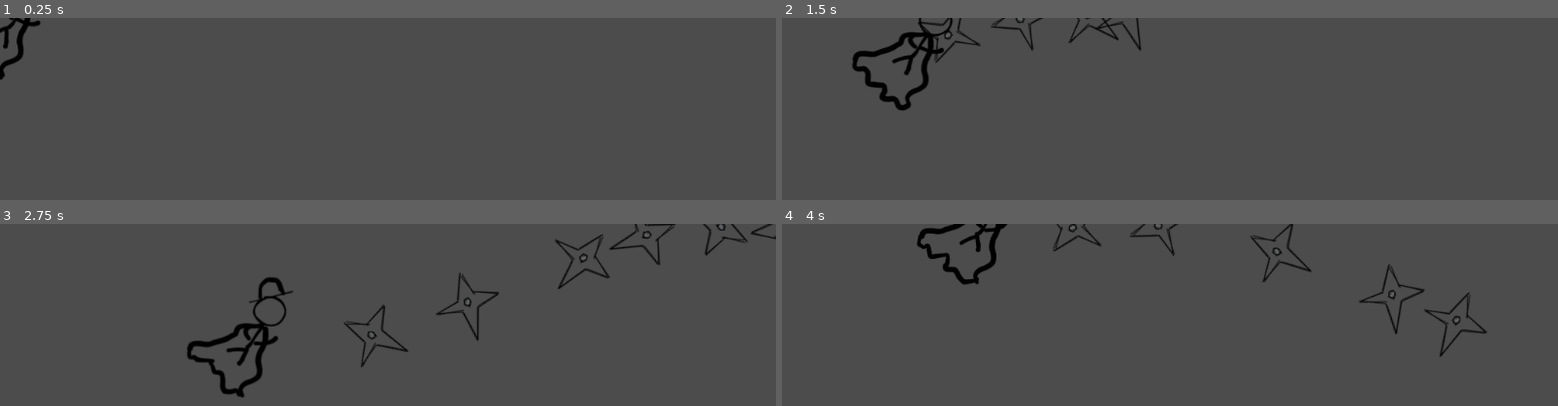
Above: before the commit, frames 1-4 (two rows, left to right).
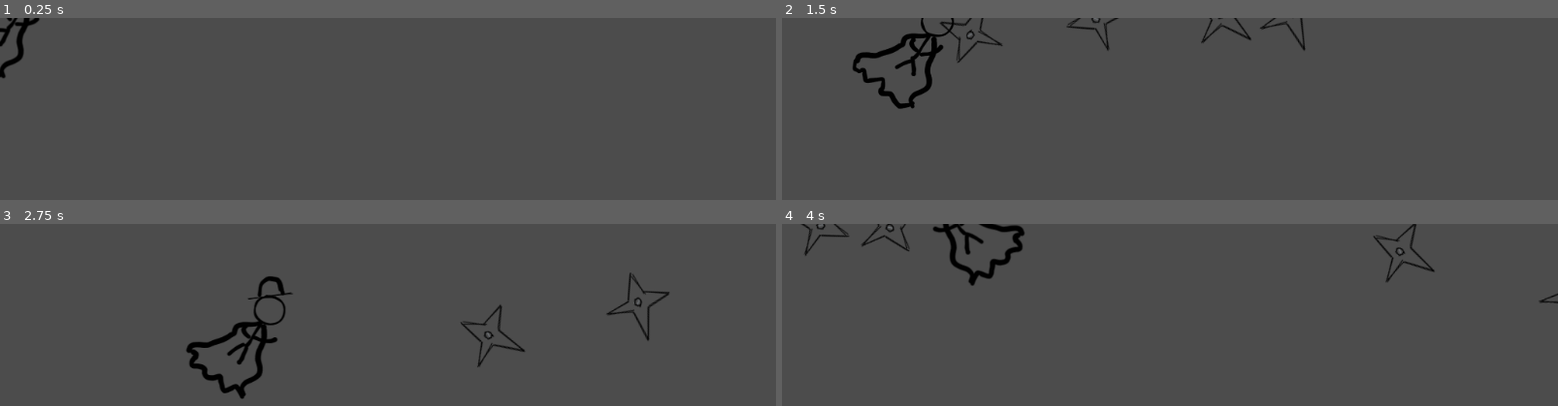
Above: after the commit, the same moments.

Repository: Cladnic/WillYouLane
Game: Godot game, scene res://src/FlyingGame/Actors/Player/Player.tscn
Two runs of this game, one before a commit and one after it. Both use one fixed random seed, a clock stepped at 60 frames per second and the inputs below. The project has no main scene, so this scene is started directly.
Inputs:
- Up to frame 1 (0.25 s): no input
- Up to frame 2 (1.5 s): hold Right (ui_right) 0.53-1.28 s; tap Space (ui_select) at 0.6, 0.77, 1.07, 1.35 s; hold Down (ui_down) from 1.28 s (still down)
- Up to frame 3 (2.75 s): tap Space (ui_select) at 1.52, 1.82, 2.1 s; release Down (ui_down) at 2.03 s; hold Right (ui_right) from 2.03 s (still down)
- Up to frame 4 (4 s): release Right (ui_right) at 2.78 s; hold Up (ui_up) 2.78-3.53 s; tap Space (ui_select) at 2.85, 3.02, 3.32, 3.6, 3.77 s; hold Left (ui_left) from 3.53 s (still down)

The runs differ from the first frame. In frame 1, 0.2% of the frame differs, in the area x 0-6%, y 0-35%; in frame 2, 2.7%; in frame 3, 3.2%; in frame 4, 3.5%, in the area x 2-100%, y 0-73%.

Commit message:
Convert player to kineticbody2d and shuriken to area2d

Diff:
--- a/src/FlyingGame/Actors/Enemies/Bosses/Bird.tscn
+++ b/src/FlyingGame/Actors/Enemies/Bosses/Bird.tscn
@@ -18,7 +18,7 @@
 [node name="Bird" type="AnimatedSprite"]
 position = Vector2( 446, 263 )
 frames = SubResource( 1 )
-frame = 2
+frame = 5
 playing = true
 
 [node name="BirdPlayer" type="AnimationPlayer" parent="."]
--- a/src/FlyingGame/Actors/Player/Player.gd
+++ b/src/FlyingGame/Actors/Player/Player.gd
@@ -1,29 +1,34 @@
-extends AnimatedSprite
-var shuriken = preload("res://src/FlyingGame/Objects/MovingObjects/Shuriken.tscn")
+extends KinematicBody2D
 
-# Declare member variables here. Examples:
-# var a = 2
-# var b = "text"
+export var projectile: PackedScene
+
 var speed = 200
 
 # Called when the node enters the scene tree for the first time.
 func _ready():
-	position += Vector2(0.05,0.05)
-
+	position += Vector2(0.0, 0.0)
 
 # Called every frame. 'delta' is the elapsed time since the previous frame.
-func _process(delta):
+func _physics_process(delta):
 	position += Vector2(10,0) * delta
 	if Input.is_action_pressed("ui_left"):
 		position += Vector2(-1,0) * delta * speed
+		transform.x = Vector2(-1, 0)
 	if Input.is_action_pressed("ui_right"):
 		position += Vector2(1,0) * delta * speed
+		transform.x = Vector2(1.0,0)
 	if Input.is_action_pressed("ui_down"):
 		position += Vector2(0,1) * delta * speed
 	if Input.is_action_pressed("ui_up"):
 		position += Vector2(0,-1) * delta * speed
 	if Input.is_action_just_pressed("ui_select"):
-			var shuriken_i = shuriken.instance()
-			shuriken_i.shoot(global_position,500)
-			var level_root = get_parent().get_parent()
-			level_root.add_child(shuriken_i)
+		shoot()
+
+func shoot():
+	# Instantiate a projectile and set its direction
+	var proj = projectile.instance()
+	proj.set_shoot_direction(transform.x)
+
+	# Spawn the projectile object, and set the position
+	self.get_parent().add_child(proj)
+	proj.transform = $Player.global_transform
--- a/src/FlyingGame/Actors/Player/Player.tscn
+++ b/src/FlyingGame/Actors/Player/Player.tscn
@@ -6,6 +6,7 @@
 [ext_resource path="res://Assets/FlyingGame/Sprites/AnimatedSprites/SpriteFlyingPlayer/player_3.png" type="Texture" id=4]
 [ext_resource path="res://Assets/FlyingGame/Sprites/AnimatedSprites/SpriteFlyingPlayer/player_2.png" type="Texture" id=5]
 [ext_resource path="res://src/FlyingGame/Actors/Player/Player.gd" type="Script" id=6]
+[ext_resource path="res://src/FlyingGame/Objects/MovingObjects/Shuriken.tscn" type="PackedScene" id=7]
 
 [sub_resource type="SpriteFrames" id=1]
 animations = [ {
@@ -15,13 +16,20 @@
 "speed": 5.0
 } ]
 
-[node name="Node2D" type="Node2D"]
+[sub_resource type="RectangleShape2D" id=2]
+extents = Vector2( 61.5, 74.5 )
+
+[node name="Player" type="KinematicBody2D"]
+script = ExtResource( 6 )
+projectile = ExtResource( 7 )
 
 [node name="Player" type="AnimatedSprite" parent="."]
 frames = SubResource( 1 )
-frame = 3
 playing = true
-script = ExtResource( 6 )
 
 [node name="AnimationPlayer" type="AnimationPlayer" parent="Player"]
 root_node = NodePath("../..")
+
+[node name="CollisionShape2D" type="CollisionShape2D" parent="."]
+position = Vector2( -0.5, -4.5 )
+shape = SubResource( 2 )
--- a/src/FlyingGame/Objects/MovingObjects/Shuriken.gd
+++ b/src/FlyingGame/Objects/MovingObjects/Shuriken.gd
@@ -1,20 +1,15 @@
-extends Sprite
+extends Area2D
 
+var direction: Vector2
 
 var velocity = 0
 var rot = PI
-var speed = 0
-
-# Called when the node enters the scene tree for the first time.
-func _ready():
-	pass # Replace with function body.
-
+var speed = 750
 
 # Called every frame. 'delta' is the elapsed time since the previous frame.
-func _process(delta):
-	position += Vector2(1,0) * delta * speed
-	rotation += rot * delta
+func _physics_process(delta):
+	position += direction * speed * delta
+	$Sprite.rotation += rot * delta
 
-func shoot(pos,speedv):
-	speed = speedv
-	position = pos
+func set_shoot_direction(new_direction):
+	self.direction = new_direction
--- a/src/FlyingGame/Objects/MovingObjects/Shuriken.tscn
+++ b/src/FlyingGame/Objects/MovingObjects/Shuriken.tscn
@@ -1,8 +1,17 @@
-[gd_scene load_steps=3 format=2]
+[gd_scene load_steps=4 format=2]
 
 [ext_resource path="res://Assets/FlyingGame/Sprites/shuriken.png" type="Texture" id=1]
 [ext_resource path="res://src/FlyingGame/Objects/MovingObjects/Shuriken.gd" type="Script" id=2]
 
-[node name="Sprite" type="Sprite"]
+[sub_resource type="CapsuleShape2D" id=1]
+radius = 32.0
+height = 8.0
+
+[node name="Shuriken" type="Area2D"]
+script = ExtResource( 2 )
+
+[node name="Sprite" type="Sprite" parent="."]
 texture = ExtResource( 1 )
-script = ExtResource( 2 )
+
+[node name="CollisionShape2D" type="CollisionShape2D" parent="."]
+shape = SubResource( 1 )
Not shown: 1 places in src/FlyingGame/Actors/Player/Player.tscn that only renumber resources
